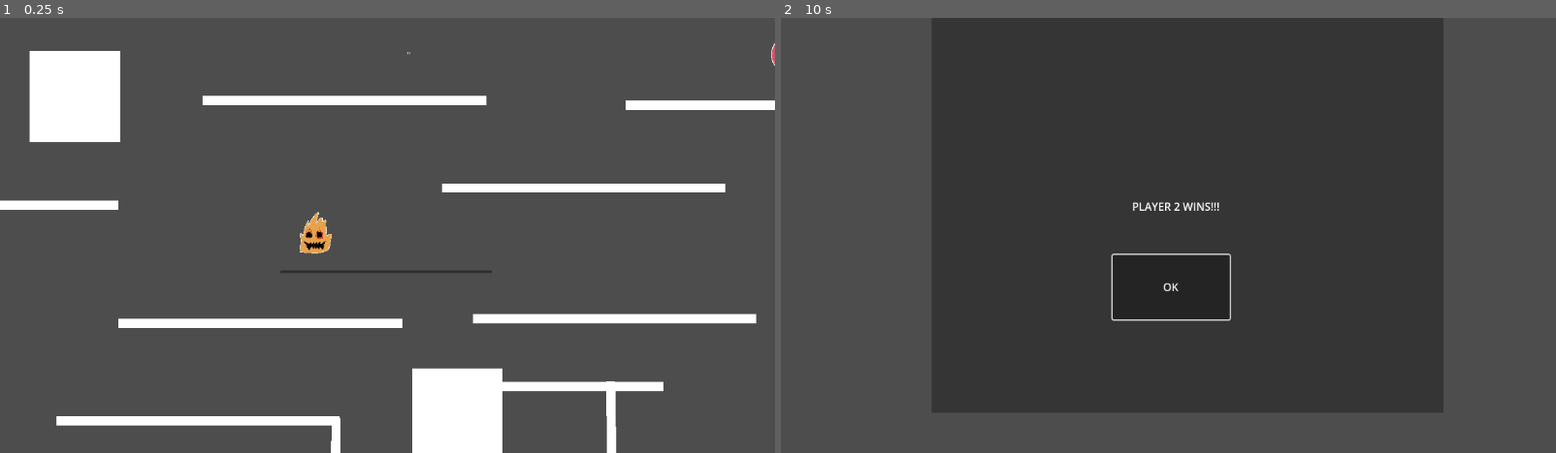
Above: before the commit, frames 1-2 (left to right).
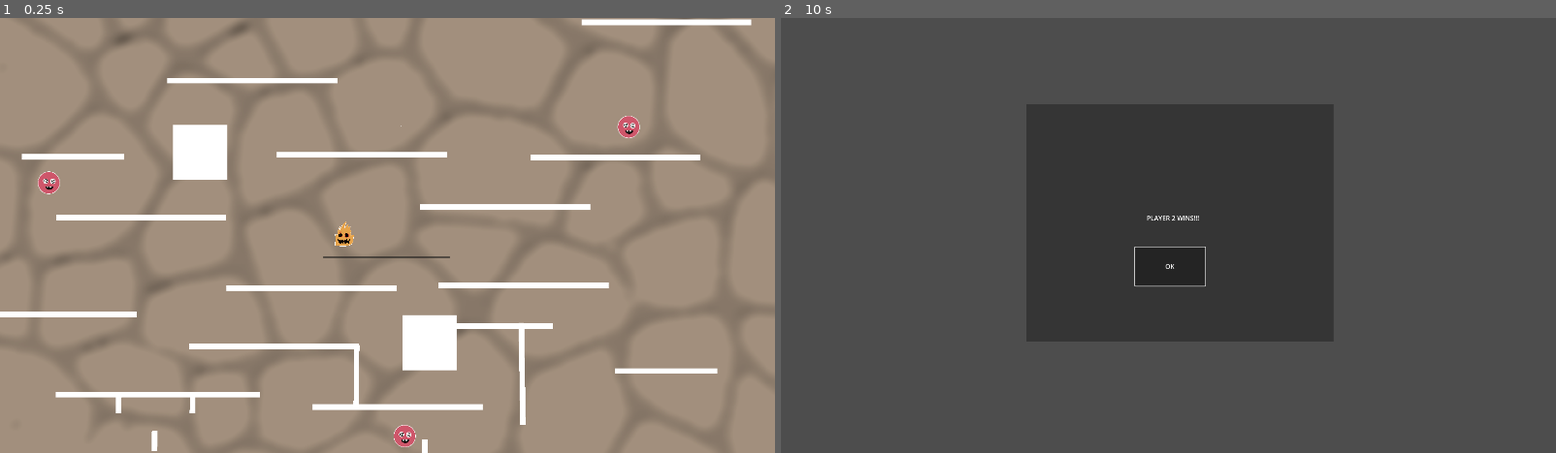
Above: after the commit, the same moments.

Repository: s-france/GGJ2024GoombaGame
Game: Godot game, scene res://scene2D.tscn
Same seed, same stepped clock (60 frames per second), same inputs: the game is played once before the commit and once after it. This scene is started directly instead of the project's main scene.
Inputs:
- Up to frame 1 (0.25 s): no input
- Up to frame 2 (10 s): tap Enter at 0.5, 2, 3.5 s; tap Space at 1.25, 2.75, 4.25 s

The runs differ from the first frame. In frame 1, 100% of the frame differs, in the area x 0-100%, y 0-100%; in frame 2, 0.5%.

Commit message:
assets

Diff:
--- a/GoombaGame/P2Controller.gd
+++ b/GoombaGame/P2Controller.gd
@@ -10,9 +10,8 @@
 @onready var p1 = $"Player2-2"
 @onready var p2 = $"Player2-3"
 
-@onready var p0active = $"Player2-1/$player2-1 active"
-@onready var p1active = $"Player2-2/$player2-2 active"
-@onready var p2active = $"Player2-3/$player2-3 active"
+var playeractive = load("res://assets/p2-3 active.png")
+var playerinactive = load("res://assets/p2-3.png")
 
 
 
--- a/GoombaGame/menu.tscn
+++ b/GoombaGame/menu.tscn
@@ -1,6 +1,7 @@
-[gd_scene load_steps=14 format=3 uid="uid://diknvnjhod7e3"]
+[gd_scene load_steps=15 format=3 uid="uid://diknvnjhod7e3"]
 
 [ext_resource type="Script" path="res://menu.gd" id="1_ovtb8"]
+[ext_resource type="Texture2D" uid="uid://fmimt7ybhrrh" path="res://assets/background.png" id="2_1xl21"]
 [ext_resource type="Texture2D" uid="uid://c8g5xx05bc7s8" path="res://assets/PLAY.png" id="2_2yurv"]
 [ext_resource type="Texture2D" uid="uid://ddli2bom78pju" path="res://assets/INSTRUCTIONS .png" id="3_57qo6"]
 [ext_resource type="Texture2D" uid="uid://bcn2gdjvlmx4t" path="res://assets/quit pressed.png" id="3_g4c06"]
@@ -18,7 +19,15 @@
 script = ExtResource("1_ovtb8")
 
 [node name="Camera2D" type="Camera2D" parent="."]
-position = Vector2(578, 322)
+position = Vector2(120, 16)
+scale = Vector2(-629.792, 23631.6)
+anchor_mode = 0
+zoom = Vector2(3.2, 3.2)
+
+[node name="Background" type="Sprite2D" parent="."]
+position = Vector2(608, 344)
+scale = Vector2(0.578634, 0.603515)
+texture = ExtResource("2_1xl21")
 
 [node name="quit" type="TextureButton" parent="."]
 offset_left = 144.0
@@ -75,10 +84,10 @@
 [node name="Instructions" type="ColorRect" parent="."]
 visible = false
 top_level = true
-offset_left = 312.0
-offset_top = 55.0
-offset_right = 825.0
-offset_bottom = 604.0
+offset_left = 376.0
+offset_top = 64.0
+offset_right = 889.0
+offset_bottom = 613.0
 color = Color(0.133333, 0.133333, 0.133333, 1)
 
 [node name="Label" type="Label" parent="Instructions"]
@@ -96,15 +105,15 @@
 offset_top = 476.0
 offset_right = 371.0
 offset_bottom = 521.0
-text = "BACK  (WE'RE SO BACK)"
+text = "BACK "
 
 [node name="Credits" type="ColorRect" parent="."]
 visible = false
 top_level = true
-offset_left = 281.0
-offset_top = 105.0
-offset_right = 864.0
-offset_bottom = 475.0
+offset_left = 336.0
+offset_top = 152.0
+offset_right = 919.0
+offset_bottom = 522.0
 color = Color(0.180392, 0.180392, 0.180392, 1)
 
 [node name="back2" type="Button" parent="Credits"]
@@ -113,23 +122,23 @@
 offset_top = 295.0
 offset_right = 423.0
 offset_bottom = 340.0
-text = "BACK  (WE'RE SO BACK)"
+text = "BACK
+"
 
-[node name="ScrollContainer" type="ScrollContainer" parent="Credits"]
-layout_mode = 0
-offset_left = 1.0
-offset_top = 2.0
-offset_right = 584.0
-offset_bottom = 371.0
-
-[node name="Label" type="Label" parent="Credits/ScrollContainer"]
+[node name="Label" type="Label" parent="Credits"]
 layout_mode = 2
-text = "AUTHORS:
-EFFIE THE ELEPHANT
-SAM
-SENA
-MARINA
+offset_left = 144.0
+offset_top = 32.0
+offset_right = 303.0
+offset_bottom = 159.0
+scale = Vector2(1.85754, 1.85754)
+text = "	AUTHORS:
+	EFFIE THE ELEPHANT
+	SAM
+	SENA
+	MARINA
 "
+horizontal_alignment = 1
 
 [connection signal="pressed" from="quit" to="." method="_on_quit_pressed"]
 [connection signal="pressed" from="play" to="." method="_on_play_pressed"]
--- a/GoombaGame/project.godot
+++ b/GoombaGame/project.godot
@@ -32,6 +32,8 @@
 
 [display]
 
+window/size/viewport_width=1920
+window/size/viewport_height=1080
 window/size/mode=3
 window/size/initial_position_type=0
 
--- a/GoombaGame/scene2D.tscn
+++ b/GoombaGame/scene2D.tscn
@@ -1,9 +1,10 @@
-[gd_scene load_steps=10 format=3 uid="uid://ceqpurup3n5wt"]
+[gd_scene load_steps=11 format=3 uid="uid://ceqpurup3n5wt"]
 
 [ext_resource type="PackedScene" uid="uid://basgi7r75ho4u" path="res://player.tscn" id="1_f73e4"]
 [ext_resource type="Script" path="res://scene2D.gd" id="1_oev5n"]
 [ext_resource type="PackedScene" uid="uid://qewqeo0r63or" path="res://player2.tscn" id="2_7n67y"]
 [ext_resource type="Script" path="res://P2Controller.gd" id="2_dxr3p"]
+[ext_resource type="Texture2D" uid="uid://7ccwnyyp3ogj" path="res://assets/CastleFloor.png" id="2_vrev5"]
 [ext_resource type="AudioStream" uid="uid://0x0lrql8w2pk" path="res://TaggleTog2.wav" id="5_kawy7"]
 [ext_resource type="Script" path="res://Music.gd" id="6_x23r3"]
 
@@ -18,6 +19,11 @@
 
 [node name="World" type="Node2D"]
 script = ExtResource("1_oev5n")
+
+[node name="CastleFloor" type="Sprite2D" parent="."]
+position = Vector2(111, 25)
+scale = Vector2(4.64648, 4.41129)
+texture = ExtResource("2_vrev5")
 
 [node name="Platform" type="Panel" parent="."]
 offset_left = -633.0
Binary file added: GoombaGame/assets/CastleFloor.png
Not shown, added: GoombaGame/assets/CastleFloor.png.import
Binary file added: GoombaGame/assets/background.png
Not shown, added: GoombaGame/assets/background.png.import
